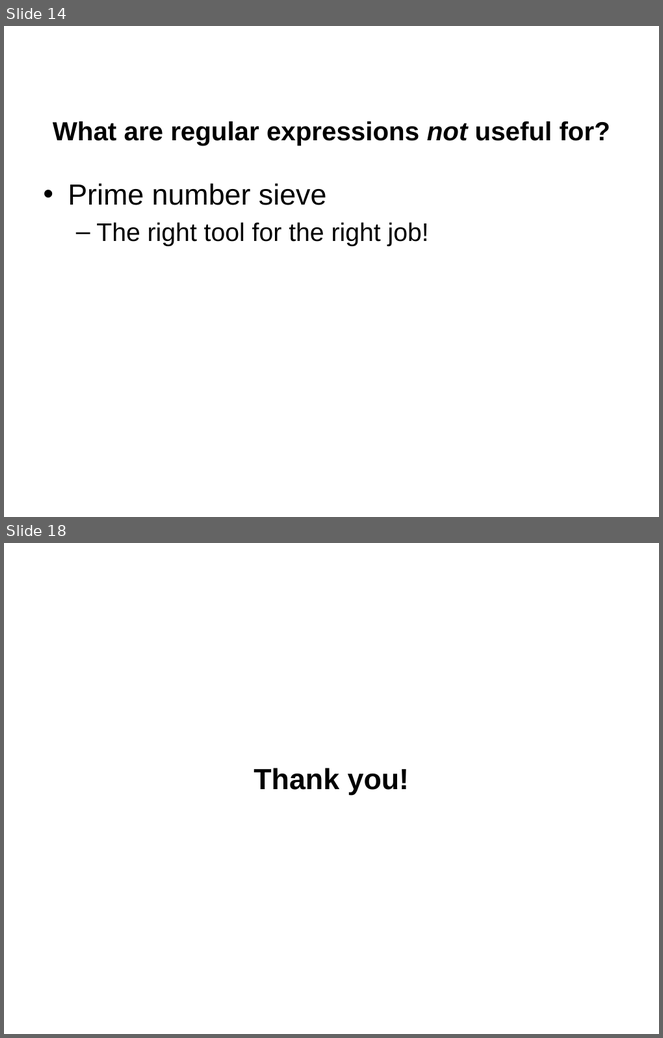
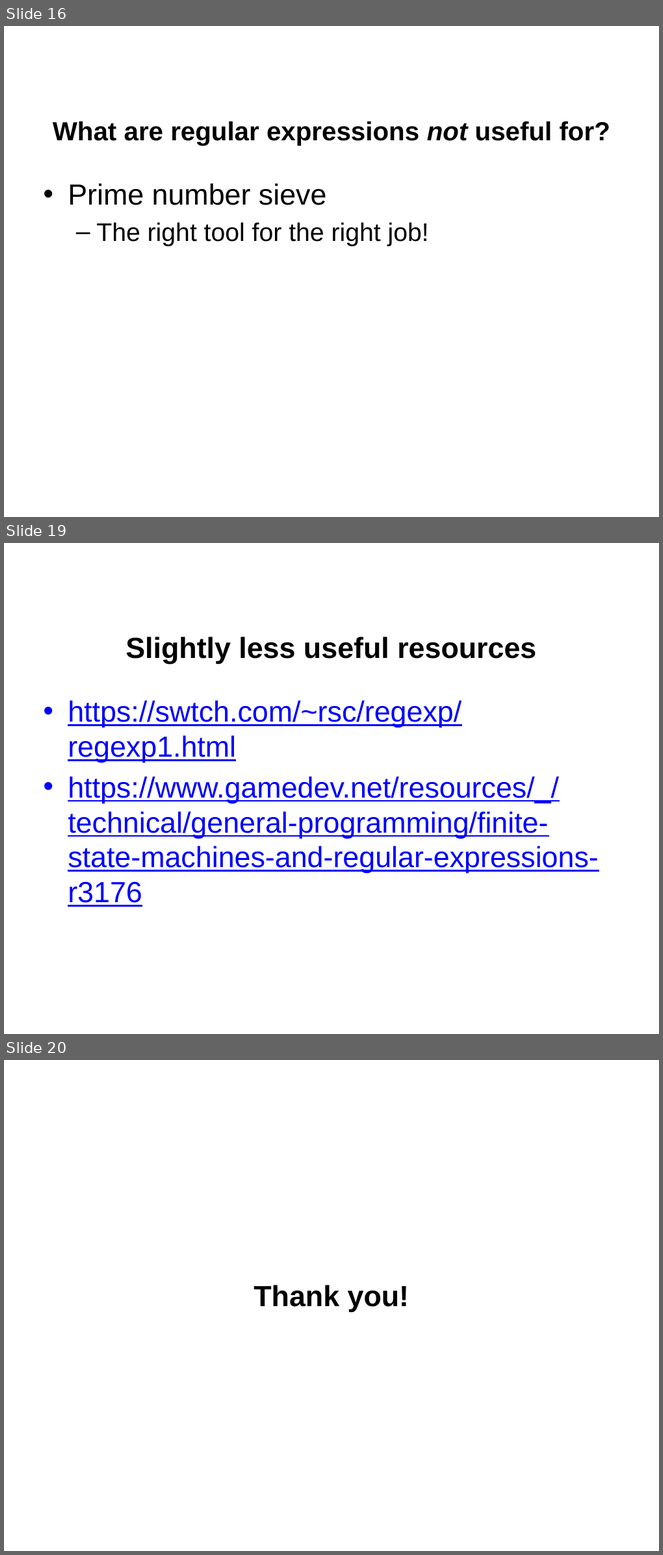
Before and after one commit to jgerity/talks, a slide deck: 2017/computing_workgroup/regex/regular_expressions.pptx. Shown one above the other, each under a label of ours: slides 14 and 18 before the commit, slides 16, 19 and 20 after it; the slides between them are not shown. The pictures are 663x1038 and 663x1555 pixels, drawn with LibreOffice and Linux fonts; fonts in the diff are those of the drawing; background and template pictures are left out. Boxes give left, top, right and bottom in pixels: in the first picture for what was removed or moved away, otherwise in the second. Text is boxed around its words. In the diff, an @@ line names an element or a change of style, - is before the commit and + after.

```diff
--- a/2017/computing_workgroup/regex/regular_expressions.pptx
+++ b/2017/computing_workgroup/regex/regular_expressions.pptx
@@ slide 19 added at (4, 543, 659, 1034), background picture (left out) @@
@@ title added at (126, 637, 536, 664), 32 pt, text #000000, bold @@
+Slightly less useful resources
@@ text added at (68, 700, 599, 907), 32 pt, text #0000FF, underline @@
+• https://swtch.com/~rsc/regexp/regexp1.html
+• https://www.gamedev.net/resources/_/technical/general-programming/finite-state-machines-and-regular-expressions-r3176
@@ what was slide 14 is now slide 16 @@
@@ what was slide 18 is now slide 20 @@
```
Also in this commit, not shown: 7 slides changed, 1 other slide added.
